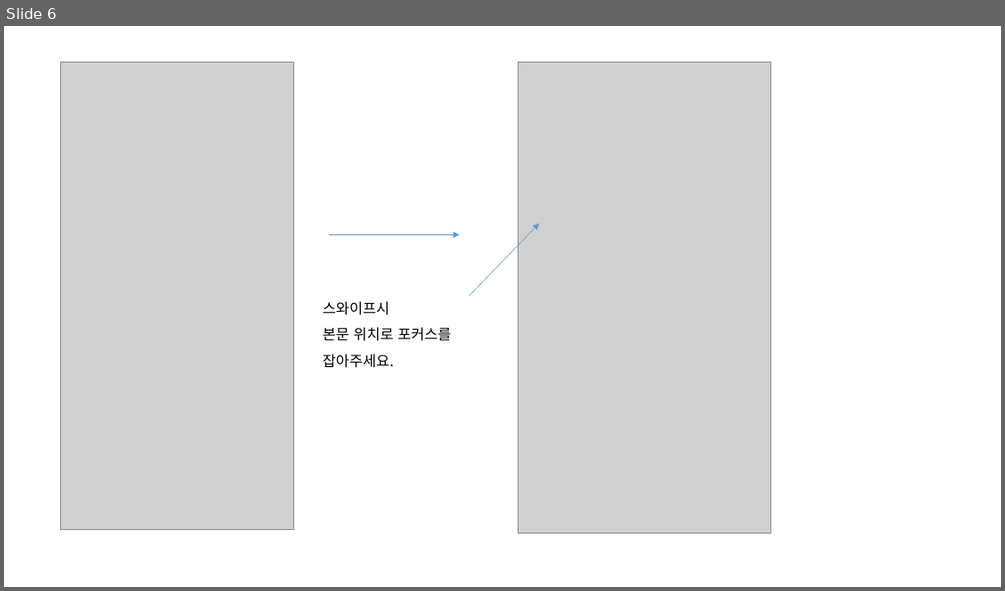
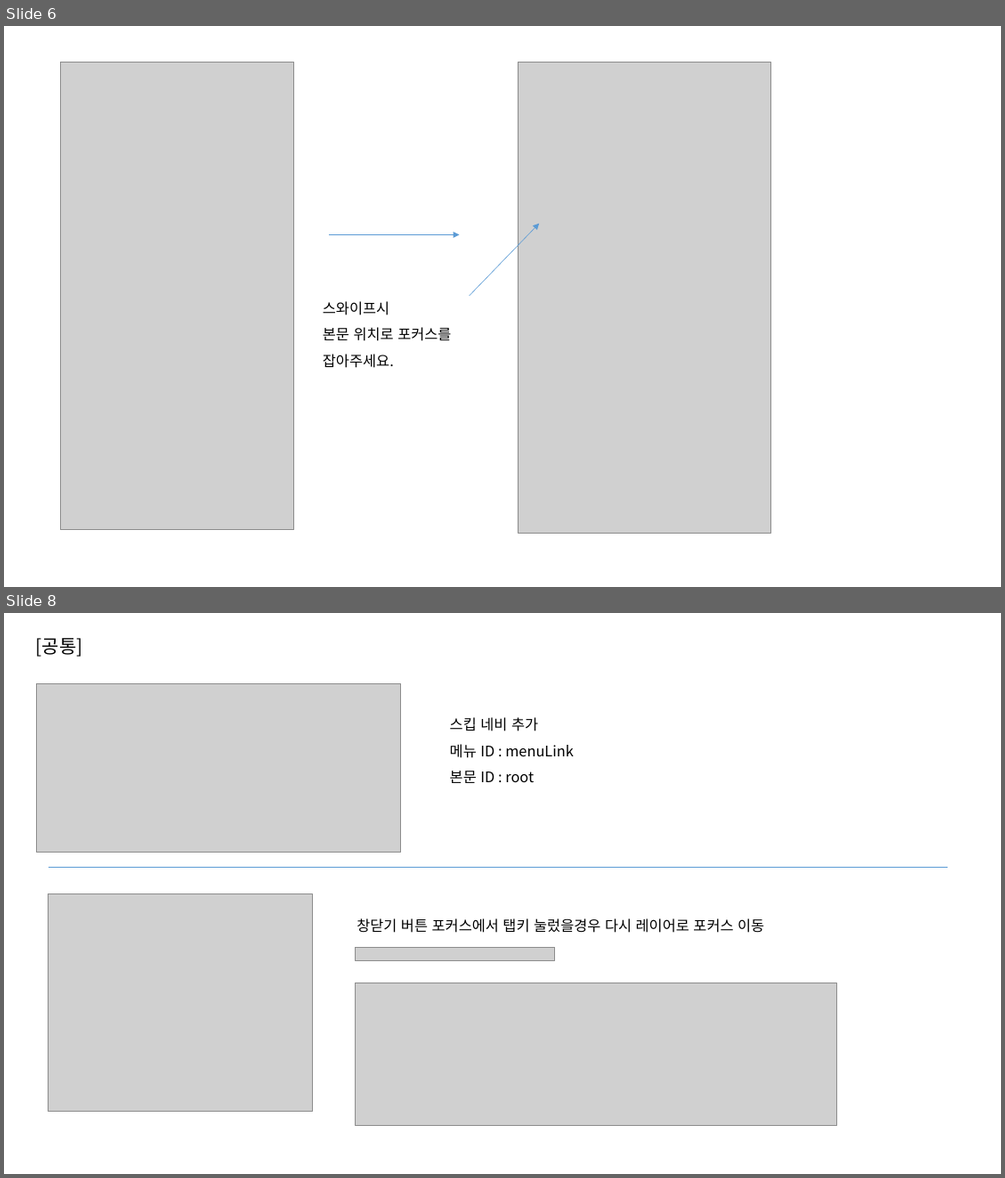
Before and after one commit to jeoungGyy/sejong, a slide deck: ppt/웹접근성 관련.pptx. Shown one above the other, each under a label of ours: slide 6 before the commit, slides 6 and 8 after it; the slides between them are not shown. The pictures are 1005x591 and 1005x1178 pixels, drawn with LibreOffice and Linux fonts; fonts in the diff are those of the drawing; grey boxes stand for pictures. Boxes give left, top, right and bottom in pixels: in the first picture for what was removed or moved away, otherwise in the second. Text is boxed around its words. In the diff, an @@ line names an element or a change of style, - is before the commit and + after.

```diff
--- a/ppt/웹접근성 관련.pptx
+++ b/ppt/웹접근성 관련.pptx
@@ slide 8 added at [4,613,1001,1174], background #FFFFFF @@
@@ text added at [36,638,83,657], 18 pt, text #000000 @@
+[공통]
@@ picture added at [37,683,401,852] @@
@@ text added at [450,717,573,783], 14 pt, text #000000 @@
+스킵 네비 추가
+메뉴 ID : menuLink
+본문 ID : root
@@ line added from (48, 867) to (947, 867), #5B9BD5 0.5 pt @@
@@ picture added at [48,893,312,1111] @@
@@ text added at [356,918,764,933], 14 pt, text #000000 @@
+창닫기 버튼 포커스에서 탭키 눌렀을경우 다시 레이어로 포커스 이동
@@ picture added at [356,948,555,961] @@
@@ picture added at [356,982,837,1126] @@
```
Also in this commit, not shown: 1 slide changed, 1 other slide added, 1 slide removed, 10 other files.
